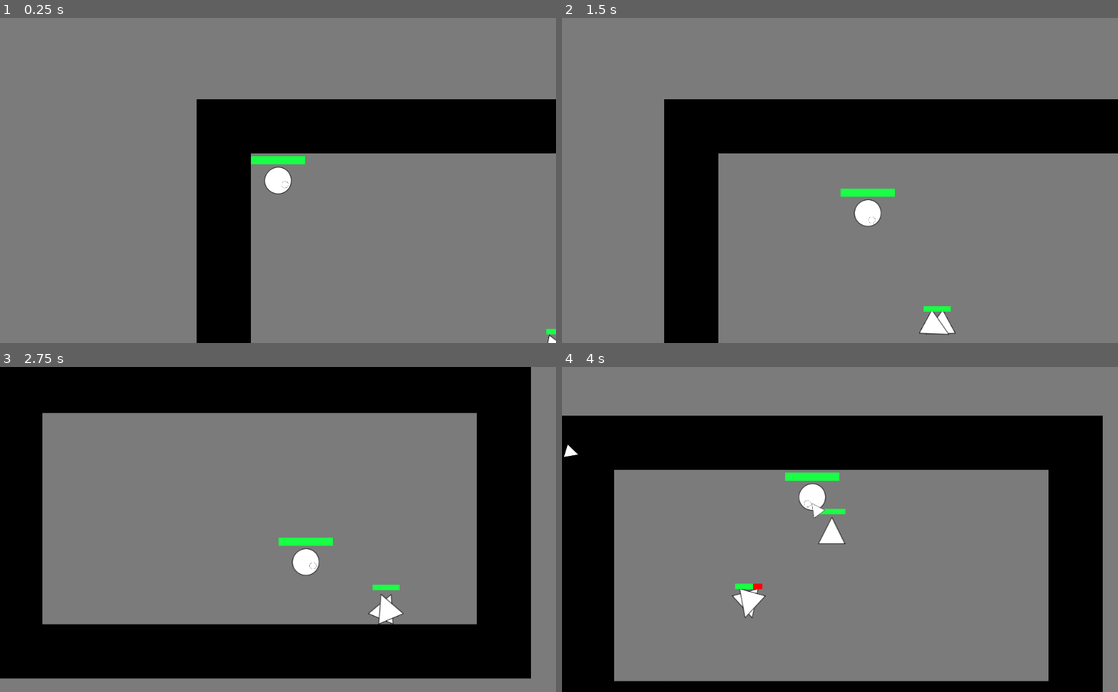
Above: before the commit, frames 1-4 (two rows, left to right).
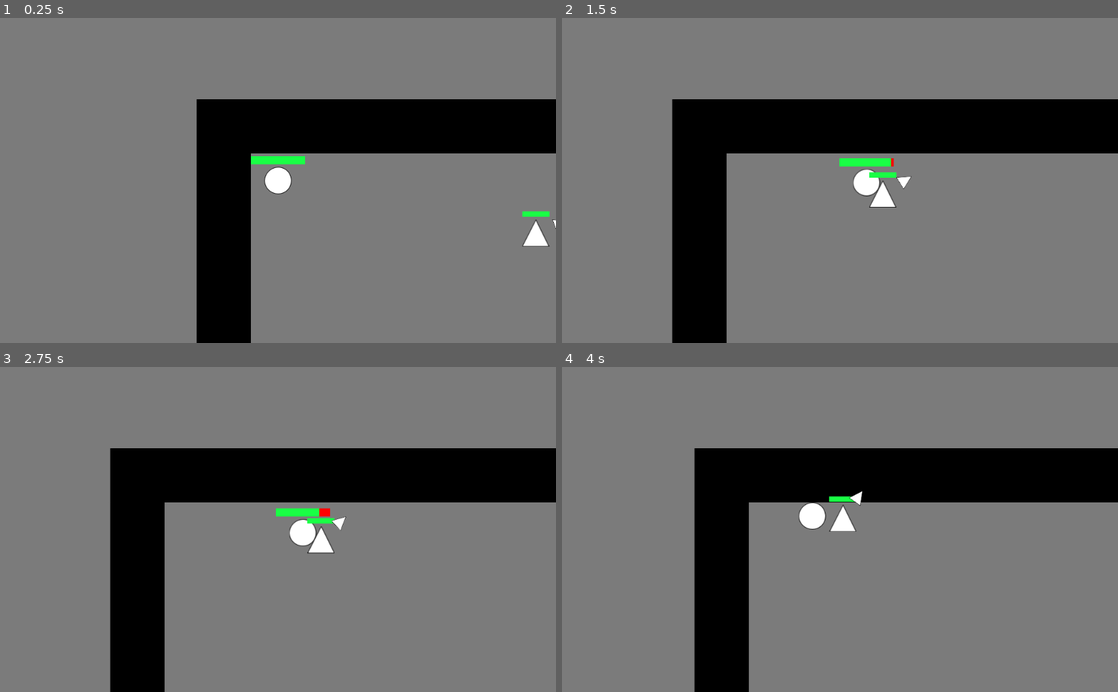
Above: after the commit, the same moments.

Repository: ComradeSparklePony/Slay-the-Triangles
Game: Godot game, scene res://town.tscn
Same seed, same stepped clock (60 frames per second), same inputs: the game is played once before the commit and once after it. The project has no main scene, so this scene is started directly.
Inputs (mouse positions are in pixels of both pictures, inside the frame that each line leads up to):
- Up to frame 1 (0.25 s): no input
- Up to frame 2 (1.5 s): move the mouse to (962, 164) at 0.52 s; hold Right (ui_right) 0.53-1.28 s; click (962, 164) at 0.67 s; move the mouse to (728, 196) at 1.27 s; hold Down (ui_down) from 1.28 s (still down)
- Up to frame 3 (2.75 s): move the mouse to (333, 458) at 2.02 s; release Down (ui_down) at 2.03 s; hold Right (ui_right) from 2.03 s (still down)
- Up to frame 4 (4 s): move the mouse to (812, 594) at 2.77 s; release Right (ui_right) at 2.78 s; hold Up (ui_up) 2.78-3.53 s; click (812, 594) at 2.92 s; move the mouse to (1006, 578) at 3.52 s; hold Left (ui_left) from 3.53 s (still down)

The runs differ from the first frame. In frame 1, 0.4% of the frame differs, in the area x 50-100%, y 50-100%; in frame 2, 3.7%; in frame 3, 55%, in the area x 0-100%, y 0-100%; in frame 4, 39%.

Commit message:
make food collidable

Diff:
--- /dev/null
+++ b/food.gd
@@ -0,0 +1,8 @@
+extends Area2D
+
+export (int) var hp_restore
+
+func _on_Area2D_body_entered(body):
+	if body.is_in_group("player"):
+		body.hp += hp_restore
+		queue_free()
--- a/food.tscn
+++ b/food.tscn
@@ -1,15 +1,10 @@
 [gd_scene load_steps=4 format=2]
 
-[ext_resource path="res://assets/white_circle_50px.png" type="Texture" id=1]
-[ext_resource path="res://assets/white_tri_50px.png" type="Texture" id=2]
+[ext_resource path="res://food.gd" type="Script" id=1]
+[ext_resource path="res://assets/white_circle_50px.png" type="Texture" id=2]
+[ext_resource path="res://assets/white_tri_50px.png" type="Texture" id=3]
 
-[sub_resource type="CapsuleShape2D" id=1]
-
-custom_solver_bias = 0.0
-radius = 24.8932
-height = 27.4589
-
-[node name="Area2D" type="Area2D"]
+[node name="food" type="Area2D" index="0"]
 
 input_pickable = true
 gravity_vec = Vector2( 0, 1 )
@@ -18,25 +13,29 @@
 angular_damp = 1.0
 audio_bus_override = false
 audio_bus_name = "Master"
+script = ExtResource( 1 )
+hp_restore = null
 
 [node name="visual" type="Node" parent="." index="0"]
 
 [node name="cir" type="Sprite" parent="visual" index="0"]
 
 scale = Vector2( 0.9, 1 )
-texture = ExtResource( 1 )
+texture = ExtResource( 2 )
 _sections_unfolded = [ "Transform" ]
 
 [node name="tri" type="Sprite" parent="visual" index="1"]
 
 position = Vector2( 0, 27 )
 scale = Vector2( 1, -1.1 )
-texture = ExtResource( 2 )
+texture = ExtResource( 3 )
 _sections_unfolded = [ "Transform" ]
 
-[node name="CollisionShape2D" type="CollisionShape2D" parent="." index="1"]
+[node name="CollisionPolygon2D" type="CollisionPolygon2D" parent="." index="1"]
 
-position = Vector2( 0, 15 )
 z_index = 1
-shape = SubResource( 1 )
-_sections_unfolded = [ "Transform", "Z Index" ]
+build_mode = 0
+polygon = PoolVector2Array( 0, 55, 27, 0, 0, -30, -27, 0 )
+_sections_unfolded = [ "Z Index" ]
+
+[connection signal="body_entered" from="." to="." method="_on_Area2D_body_entered"]
--- a/player.gd
+++ b/player.gd
@@ -70,6 +70,6 @@
 		# gets the enemy's attack
 		var enemy_ATTACK = area.get_parent().ATTACK
 		hp -= enemy_ATTACK
-		$TextureProgress.value = hp
 		if hp == 0:
 			queue_free()
+	$TextureProgress.value = hp
--- a/town.tscn
+++ b/town.tscn
@@ -2,9 +2,9 @@
 
 [ext_resource path="res://player.tscn" type="PackedScene" id=1]
 [ext_resource path="res://world-wall.tscn" type="PackedScene" id=2]
-[ext_resource path="res://enemy_spawner.tscn" type="PackedScene" id=3]
+[ext_resource path="res://enemy.tscn" type="PackedScene" id=3]
 
-[node name="town" type="Node2D"]
+[node name="town" type="Node2D" index="0"]
 
 _sections_unfolded = [ "Transform" ]
 
@@ -131,7 +131,6 @@
 
 position = Vector2( 50, 150 )
 
-[node name="enemy-spawner" parent="." index="2" instance=ExtResource( 3 )]
+[node name="enemy" parent="." index="2" instance=ExtResource( 3 )]
 
-position = Vector2( 754.421, 421.3 )
-max_hp = 30
+position = Vector2( 685.837, 259.638 )
